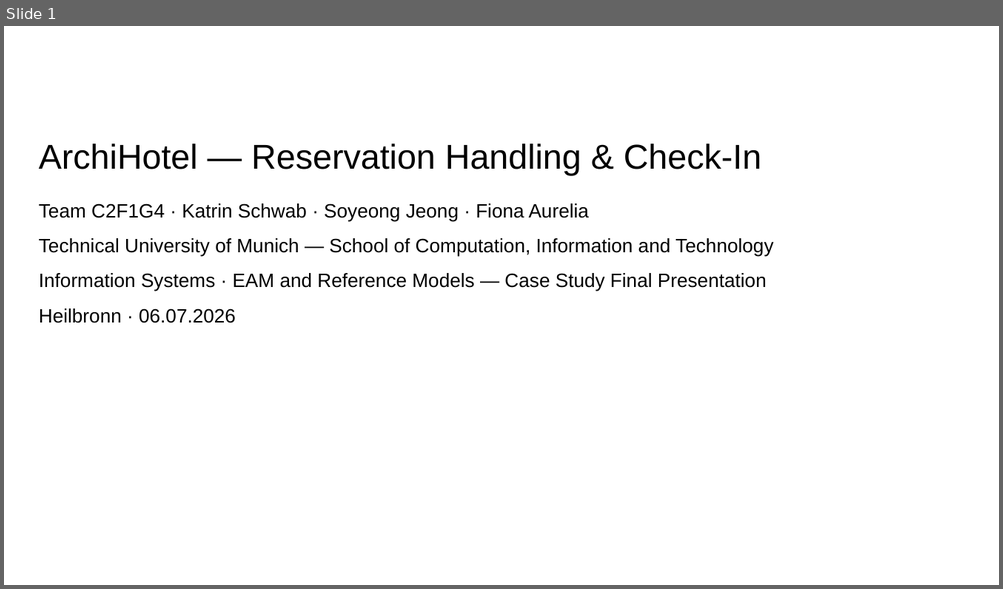
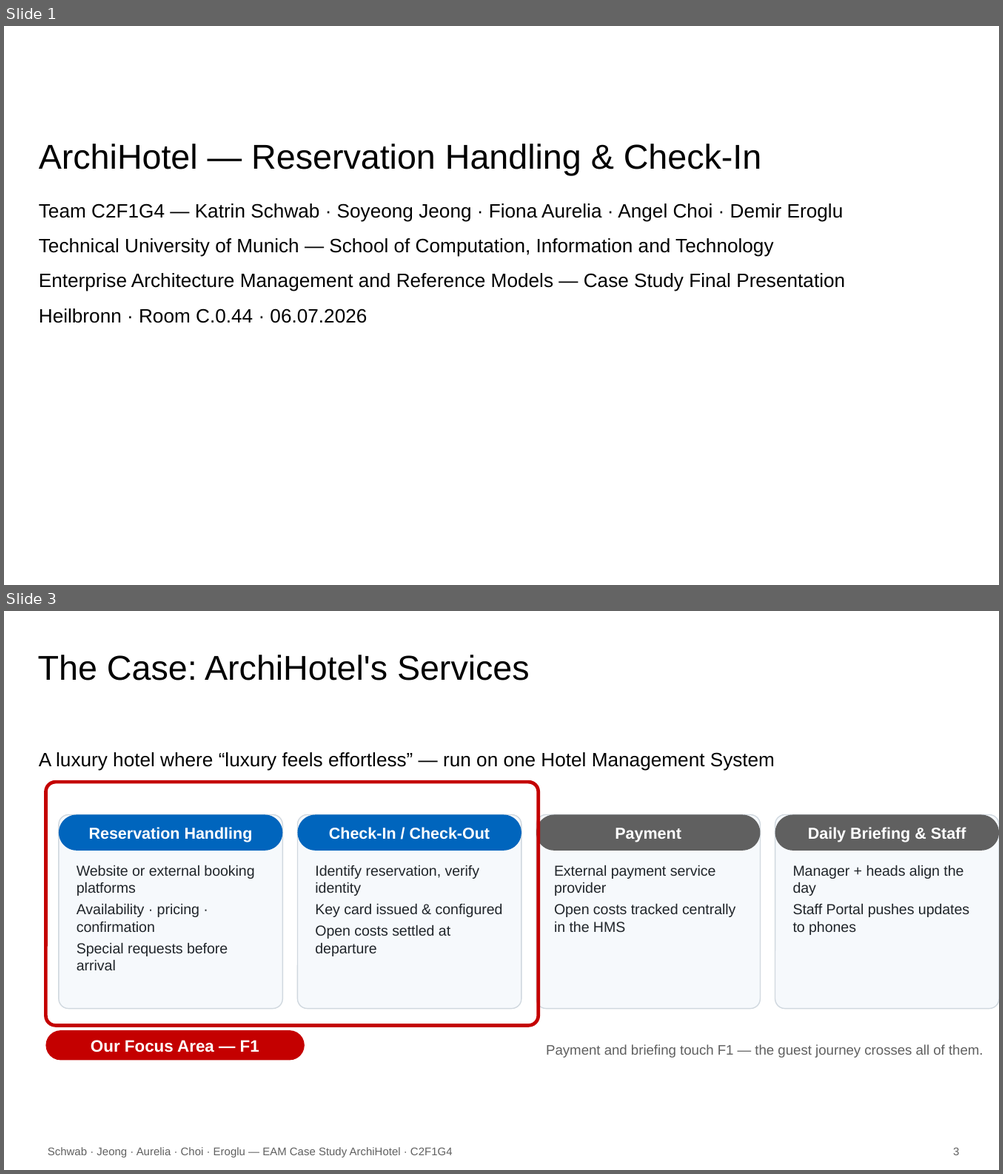
Before and after one commit to KatrinSchw/enterprise-architecture-model, a slide deck: slides/C2F1G4.pptx. Shown one above the other, each under a label of ours: slide 1 before the commit, slides 1 and 3 after it; the slides between them are not shown. The pictures are 1003x589 and 1003x1174 pixels, drawn with LibreOffice and Linux fonts; fonts in the diff are those of the drawing; background and template pictures are left out. Boxes give left, top, right and bottom in pixels: in the first picture for what was removed or moved away, otherwise in the second. Text is boxed around its words. In the diff, an @@ line names an element or a change of style, - is before the commit and + after.

```diff
--- a/slides/C2F1G4.pptx
+++ b/slides/C2F1G4.pptx
@@ slide 3 added at [4,611,999,1170], background #FFFFFF @@
@@ title added at [38,655,529,681], 25 pt, text #000000 @@
+The Case: ArchiHotel's Services
@@ text added at [39,752,774,771], 14 pt, text #000000 @@
+A luxury hotel where “luxury feels effortless” — run on one Hotel Management System
@@ rounded rectangle added at [45,782,538,1025], outline #C40000 2.5 pt @@
@@ rounded rectangle added at [59,815,282,1009], fill #F6F9FC, outline #D0D8DF 0.75 pt @@
@@ rounded rectangle added at [59,815,282,851], fill #0065BD, 11.5 pt, text #FFFFFF, bold @@
+Reservation Handling
@@ rounded rectangle added at [297,815,521,1009], fill #F6F9FC, outline #D0D8DF 0.75 pt @@
@@ rounded rectangle added at [297,815,521,851], fill #0065BD, 11.5 pt, text #FFFFFF, bold @@
+Check-In / Check-Out
@@ rounded rectangle added at [536,815,760,1009], fill #F6F9FC, outline #D0D8DF 0.75 pt @@
@@ rounded rectangle added at [536,815,760,851], fill #606060, 11.5 pt, text #FFFFFF, bold @@
+Payment
@@ rounded rectangle added at [775,815,999,1009], fill #F6F9FC, outline #D0D8DF 0.75 pt @@
@@ rounded rectangle added at [775,815,999,851], fill #606060, 11.5 pt, text #FFFFFF, bold @@
+Daily Briefing & Staff
@@ text added at [77,865,254,971], 10.5 pt, text #20252A @@
+Website or external booking platforms
+Availability · pricing · confirmation
+Special requests before arrival
@@ text added at [315,865,503,957], 10.5 pt, text #20252A @@
+Identify reservation, verify identity
+Key card issued & configured
+Open costs settled at departure
@@ text added at [554,865,735,933], 10.5 pt, text #20252A @@
+External payment service provider
+Open costs tracked centrally in the HMS
@@ text added at [793,865,969,935], 10.5 pt, text #20252A @@
+Manager + heads align the day
+Staff Portal pushes updates to phones
@@ rounded rectangle added at [45,1031,304,1060], fill #C40000, 12 pt, text #FFFFFF, bold @@
+Our Focus Area — F1
@@ text added at [546,1045,983,1058], 10 pt, text #606060 @@
+Payment and briefing touch F1 — the guest journey crosses all of them.
@@ text added at [48,1147,452,1158], 8 pt, text #606060 @@
+Schwab · Jeong · Aurelia · Choi · Eroglu — EAM Case Study ArchiHotel · C2F1G4
@@ text added at [953,1147,959,1156], 8 pt, text #606060 @@
+3
@@ slide 1 changed as well @@
@@ text at [39,204,843,222]: text changed @@
-Team C2F1G4 · Katrin Schwab · Soyeong Jeong · Fiona Aurelia
+Team C2F1G4 — Katrin Schwab · Soyeong Jeong · Fiona Aurelia · Angel Choi · Demir Eroglu
@@ text at [39,273,845,323]: text changed @@
-Information Systems · EAM and Reference Models — Case Study Final Presentation
-Heilbronn · 06.07.2026
+Enterprise Architecture Management and Reference Models — Case Study Final Presentation
+Heilbronn · Room C.0.44 · 06.07.2026
```
Also in this commit, not shown: 13 other slides added, 8 slides removed, 5 other files.
